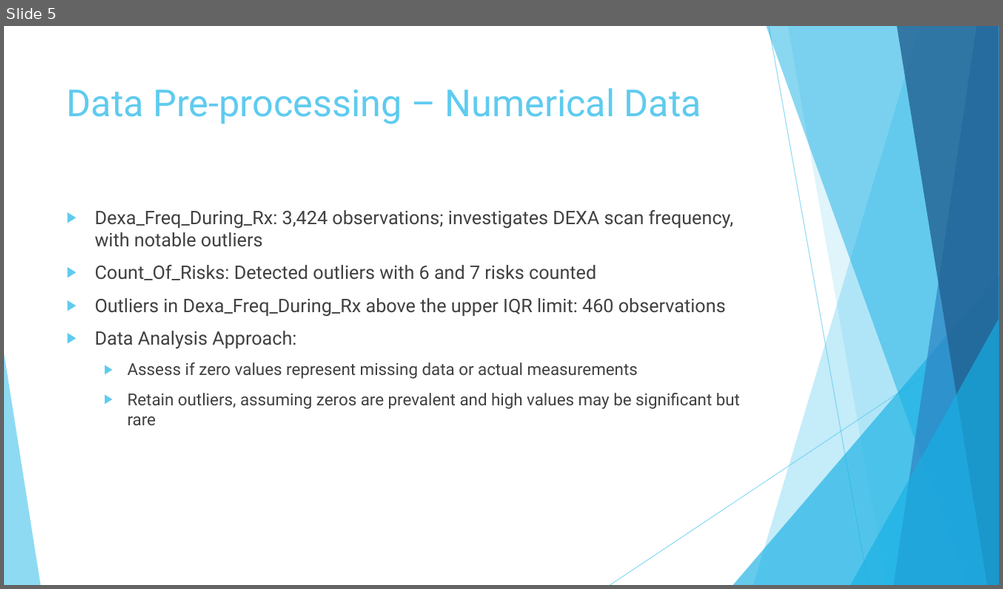
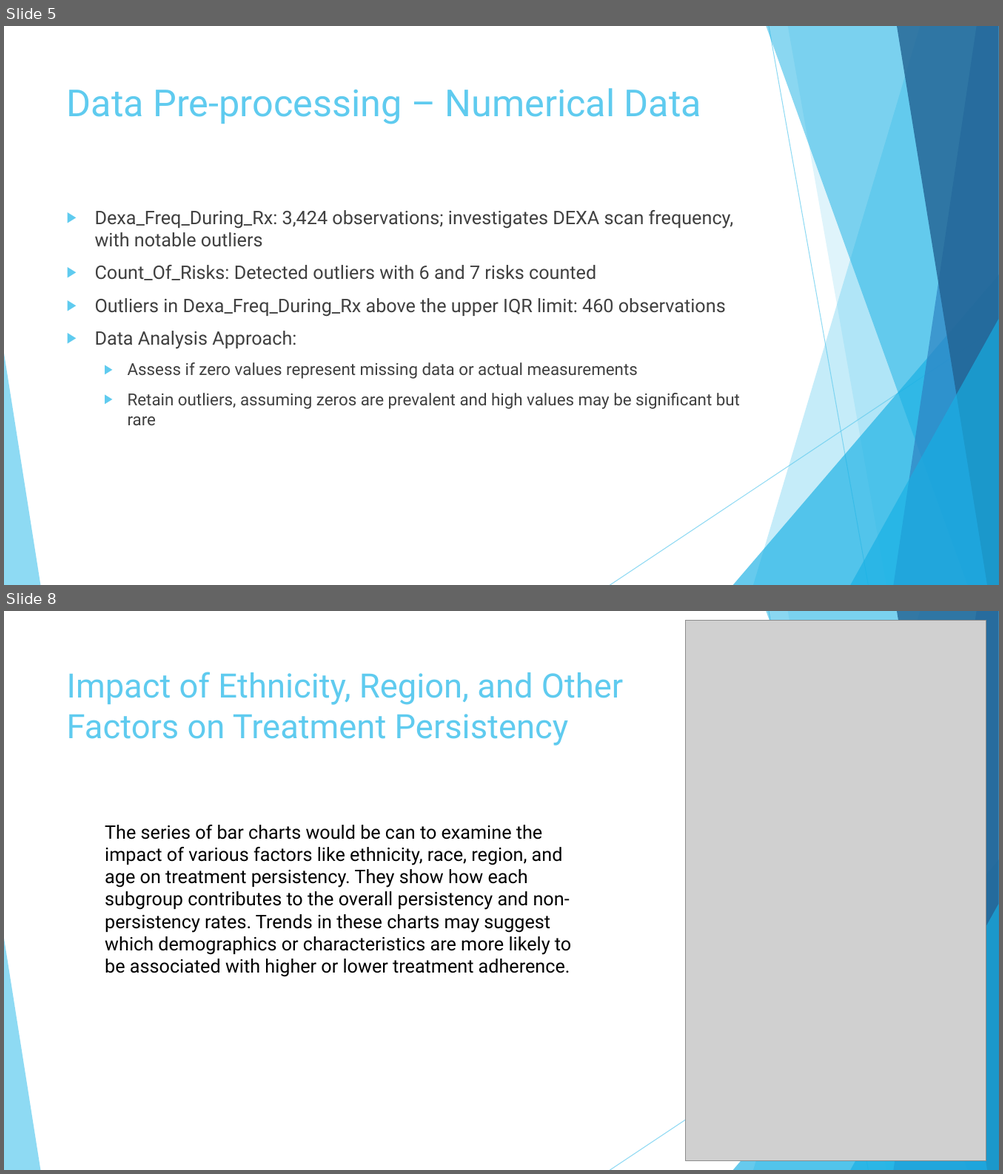
Before and after one commit to Yushamsi/Healthcare-Drug-Classification-EDA, a slide deck: EDA presentation for business users - Week 11.pptx. Shown one above the other, each under a label of ours: slide 5 before the commit, slides 5 and 8 after it; the slides between them are not shown. The pictures are 1003x589 and 1003x1174 pixels, drawn with LibreOffice and Linux fonts; fonts in the diff are those of the drawing; grey boxes stand for pictures. Boxes give left, top, right and bottom in pixels: in the first picture for what was removed or moved away, otherwise in the second. Text is boxed around its words. In the diff, an @@ line names an element or a change of style, - is before the commit and + after.

```diff
--- a/EDA presentation for business users - Week 11.pptx
+++ b/EDA presentation for business users - Week 11.pptx
@@ slide 8 added at (4,611,999,1170), background #FFFFFF; not listed: 10 template elements that a slide beside it also shows @@
@@ picture added at (686,621,986,1162) @@
@@ title added at (67,672,623,746), 32.4 pt, text #5FCBEF @@
+Impact of Ethnicity, Region, and Other Factors on Treatment Persistency
@@ text added at (105,825,571,977), 18 pt, text #000000 @@
+The series of bar charts would be can to examine the impact of various factors like ethnicity, race, region, and age on treatment persistency. They show how each subgroup contributes to the overall persistency and non-persistency rates. Trends in these charts may suggest which demographics or characteristics are more likely to be associated with higher or lower treatment adherence.
```
Also in this commit, not shown: 1 slide changed, 3 other slides added, 4 slides removed, 4 other files.
